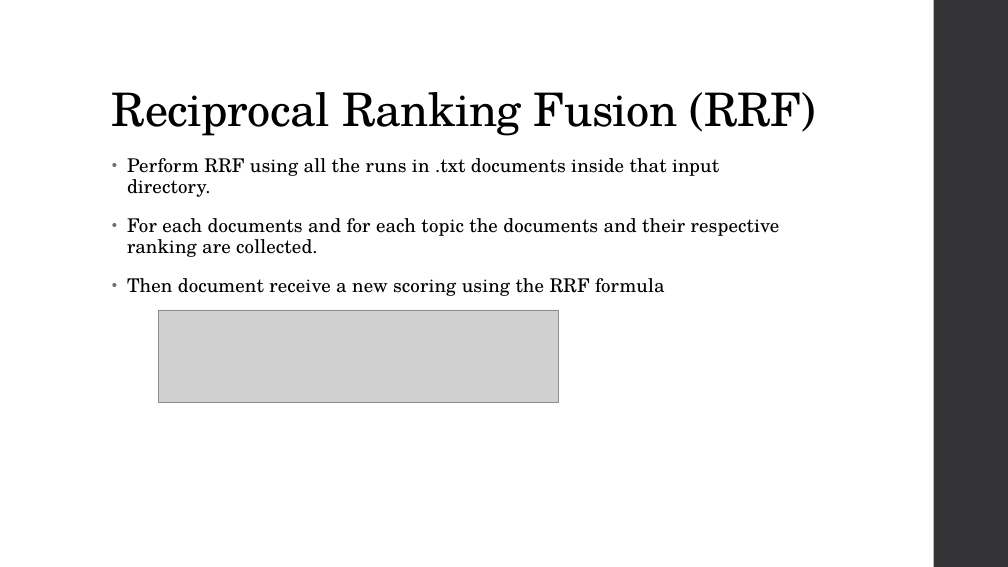
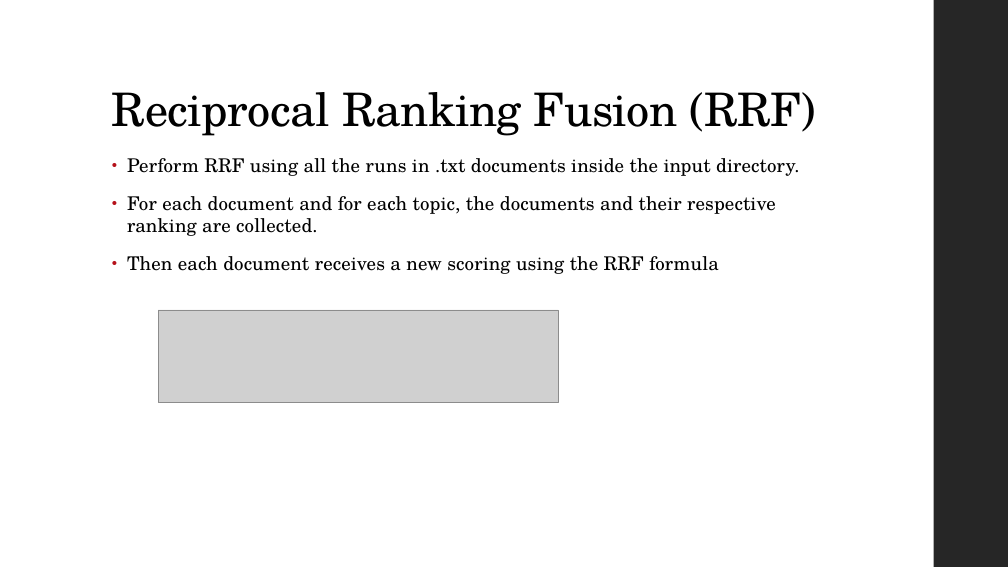
Before and after one commit to JackdiQuadri97/Project_Information_Retrieval, a slide deck: slide 13 of slides/Touche Task 2 Team Kueri.pptx. Drawn at 1008x567 pixels with LibreOffice and Linux fonts; fonts in the diff are those of the drawing; grey boxes stand for pictures. Boxes give left, top, right and bottom in pixels: in the first picture for what was removed or moved away, otherwise in the second. Text is boxed around its words. In the diff, an @@ line names an element or a change of style, - is before the commit and + after.

```diff
--- a/slides/Touche Task 2 Team Kueri.pptx
+++ b/slides/Touche Task 2 Team Kueri.pptx
@@ rectangle at (x1=934, y1=0, x2=1008, y2=567): fill #353537 to #262626 @@
@@ text at (x1=127, y1=158, x2=799, y2=274): text changed @@
-• Perform RRF using all the runs in .txt documents inside that input directory.
-• For each documents and for each topic the documents and their respective ranking are collected.
-• Then document receive a new scoring using the RRF formula
+• Perform RRF using all the runs in .txt documents inside the input directory.
+• For each document and for each topic, the documents and their respective ranking are collected.
+• Then each document receives a new scoring using the RRF formula
```
Also in this commit, not shown: 20 other slides changed.
